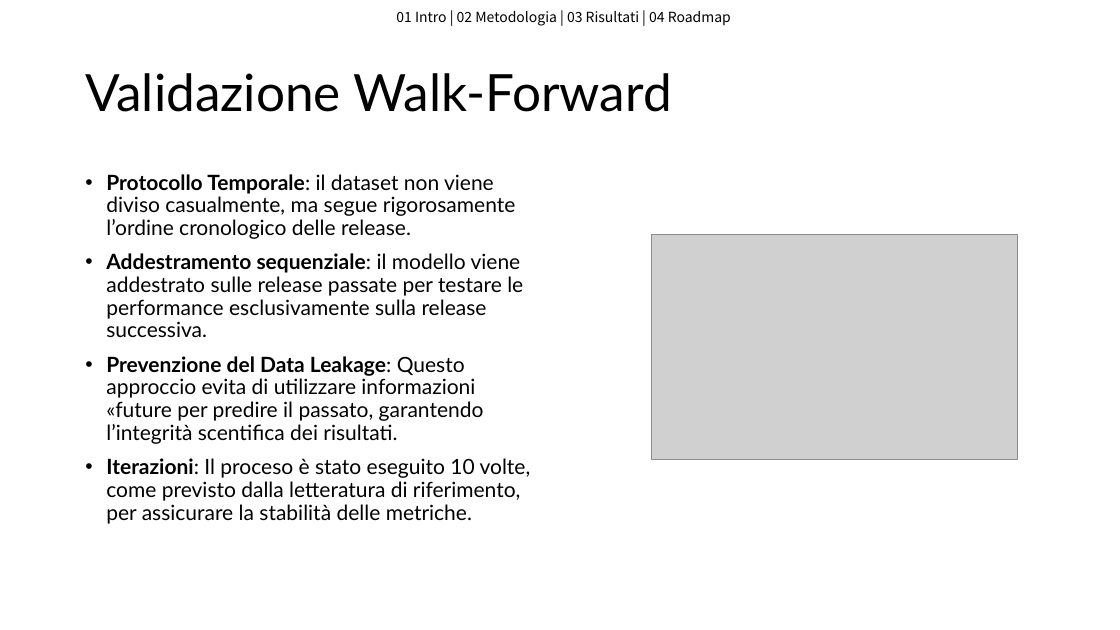
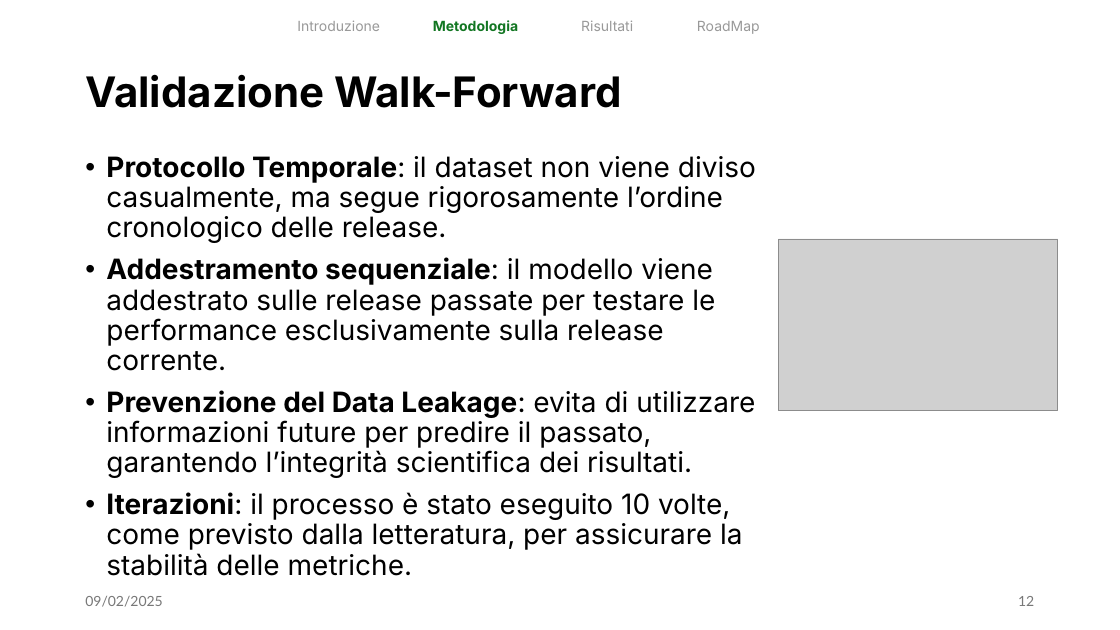
Before and after one commit to flavio-simonelli/ProjectAnalyzerAI, a slide deck: slide 12 of PresentazioneISW2Prediction.pptx. Drawn at 1120x630 pixels with LibreOffice and Linux fonts; fonts in the diff are those of the drawing; grey boxes stand for pictures. Boxes give left, top, right and bottom in pixels: in the first picture for what was removed or moved away, otherwise in the second. Text is boxed around its words. In the diff, an @@ line names an element or a change of style, - is before the commit and + after.

```diff
--- a/PresentazioneISW2Prediction.pptx
+++ b/PresentazioneISW2Prediction.pptx
@@ text added at (x1=297, y1=20, x2=380, y2=31), 12 pt, text #999999 @@
+Introduzione
@@ text removed at (x1=396, y1=11, x2=731, y2=26) @@
-01 Intro | 02 Metodologia | 03 Risultati | 04 Roadmap
@@ text added at (x1=433, y1=20, x2=518, y2=34), 12 pt, text #127622, bold @@
+Metodologia
@@ text added at (x1=581, y1=20, x2=633, y2=31), 12 pt, text #999999 @@
+Risultati
@@ text added at (x1=697, y1=21, x2=760, y2=34), 12 pt, text #999999 @@
+RoadMap
@@ title "Validazione Walk-Forward" at (x1=85, y1=74, x2=622, y2=108): size 44 to 36 pt, font Lato to Inter, bold on @@
@@ text "Protocollo Temporale: il dataset non ..." moved from (x1=106, y1=174, x2=531, y2=524) to (x1=106, y1=156, x2=756, y2=550) @@
@@ text at (x1=106, y1=156, x2=756, y2=243): size 18 to 24 pt, font Lato to Inter in "Protocollo Temporale: il dataset non viene diviso ..." @@
@@ picture resized from (x1=652, y1=234, x2=1017, y2=460) to (x1=779, y1=239, x2=1059, y2=410) @@
@@ text at (x1=106, y1=257, x2=755, y2=550): text changed; size 18 to 24 pt; font Lato to Inter @@
-• Addestramento sequenziale: il modello viene addestrato sulle release passate per testare le performance esclusivamente sulla release successiva.
-• Prevenzione del Data Leakage: Questo approccio evita di utilizzare informazioni «future per predire il passato, garantendo l’integrità scentifica dei risultati.
-• Iterazioni: Il proceso è stato eseguito 10 volte, come previsto dalla letteratura di riferimento, per assicurare la stabilità delle metriche.
+• Addestramento sequenziale: il modello viene addestrato sulle release passate per testare le performance esclusivamente sulla release corrente.
+• Prevenzione del Data Leakage: evita di utilizzare informazioni future per predire il passato, garantendo l’integrità scientifica dei risultati.
+• Iterazioni: il processo è stato eseguito 10 volte, come previsto dalla letteratura, per assicurare la stabilità delle metriche.
@@ text added at (x1=85, y1=596, x2=162, y2=607), 12 pt, text #797979 @@
+09/02/2025
@@ page number added at (x1=1018, y1=596, x2=1034, y2=606), 12 pt, text #797979 @@
+12
```
Also in this commit, not shown: 18 other slides changed, 4 slides added, 3 slides removed, 1 other file.
